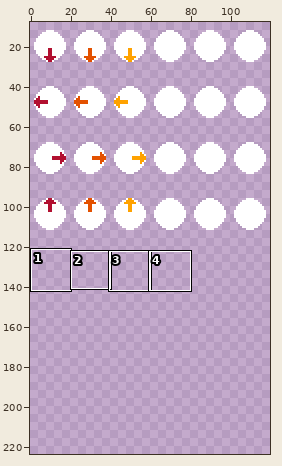
Sprite sheet: Minge2022Summer/App/playerSprite.png. The picture above shows the old version from afar; the outline marks the close-up.
Close-up. As it was:
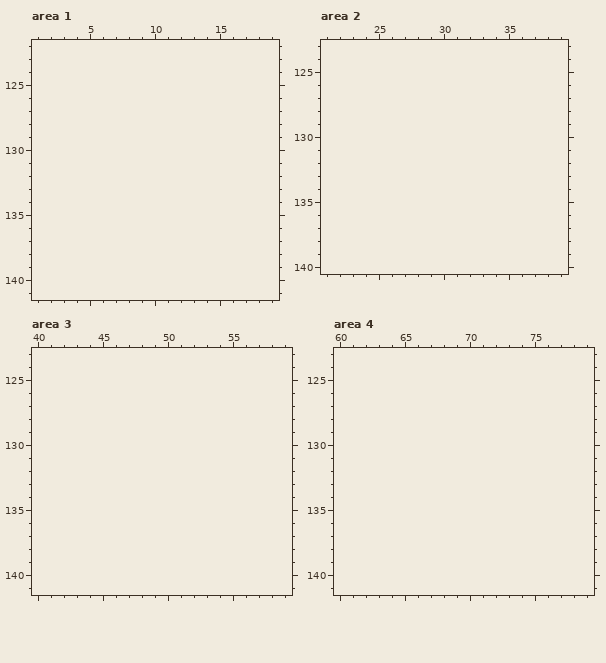
The file is 120x112 pixels. Colours within 5 levels of each other are drawn and written as one. Shown: area 1: x 1..19, y 122..141; area 2: x 21..39, y 123..140; area 3: x 40..59, y 123..141; area 4: x 60..79, y 123..141. The old version is drawn lined up with the new one, on the new canvas. The wide view leaves out empty margins. The commit also changed other parts of the picture, which this record leaves out.
And afterwards:
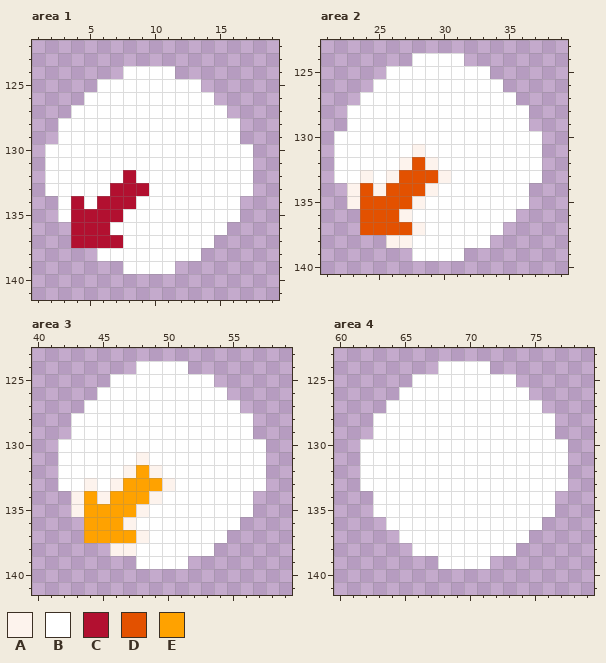
Palette (. is transparent): A #fdf3ed  B #ffffff  C #b21030  D #e35100  E #ffa200
The exact change:
canvas 120x112 -> 120x224
--- area 1
@@ x 1..19 @@
 123 ...................
-124 ...................
-125 ...................
-126 ...................
-127 ...................
-128 ...................
-129 ...................
-130 ...................
-131 ...................
-132 ...................
-133 ...................
-134 ...................
-135 ...................
-136 ...................
-137 ...................
-138 ...................
-139 ...................
+124 .......BBBB........
+125 .....BBBBBBBB......
+126 ....BBBBBBBBBB.....
+127 ...BBBBBBBBBBBB....
+128 ..BBBBBBBBBBBBBB...
+129 ..BBBBBBBBBBBBBB...
+130 .BBBBBBBBBBBBBBBB..
+131 .BBBBBBBBBBBBBBBB..
+132 .BBBBBBCBBBBBBBBB..
+133 .BBBBBCCCBBBBBBBB..
+134 ..BCBCCCBBBBBBBB...
+135 ..BCCCCBBBBBBBBB...
+136 ...CCCBBBBBBBBB....
+137 ...CCCCBBBBBBB.....
+138 .....BBBBBBBB......
+139 .......BBBB........
 140 ...................
--- area 2
@@ x 21..39 @@
 123 ...................
-124 ...................
-125 ...................
-126 ...................
-127 ...................
-128 ...................
-129 ...................
-130 ...................
-131 ...................
-132 ...................
-133 ...................
-134 ...................
-135 ...................
-136 ...................
-137 ...................
-138 ...................
-139 ...................
+124 .......BBBB........
+125 .....BBBBBBBB......
+126 ....BBBBBBBBBB.....
+127 ...BBBBBBBBBBBB....
+128 ..BBBBBBBBBBBBBB...
+129 ..BBBBBBBBBBBBBB...
+130 .BBBBBBBBBBBBBBBB..
+131 .BBBBBBABBBBBBBBB..
+132 .BBBBBADABBBBBBBB..
+133 .BBABADDDABBBBBBB..
+134 ..ADADDDABBBBBBB...
+135 ..ADDDDABBBBBBBB...
+136 ...DDDABBBBBBBB....
+137 ...DDDDABBBBBB.....
+138 .....AABBBBBB......
+139 .......BBBB........
 140 ...................
--- area 3
@@ x 40..59 @@
 123 ....................
-124 ....................
-125 ....................
-126 ....................
-127 ....................
-128 ....................
-129 ....................
-130 ....................
-131 ....................
-132 ....................
-133 ....................
-134 ....................
-135 ....................
-136 ....................
-137 ....................
-138 ....................
-139 ....................
+124 ........BBBB........
+125 ......BBBBBBBB......
+126 .....BBBBBBBBBB.....
+127 ....BBBBBBBBBBBB....
+128 ...BBBBBBBBBBBBBB...
+129 ...BBBBBBBBBBBBBB...
+130 ..BBBBBBBBBBBBBBBB..
+131 ..BBBBBBABBBBBBBBB..
+132 ..BBBBBAEABBBBBBBB..
+133 ..BBABAEEEABBBBBBB..
+134 ...AEAEEEABBBBBBB...
+135 ...AEEEEABBBBBBBB...
+136 ....EEEABBBBBBBB....
+137 ....EEEEABBBBBB.....
+138 ......AABBBBBB......
+139 ........BBBB........
 140 ....................
--- area 4
@@ x 60..79 @@
 123 ....................
-124 ....................
-125 ....................
-126 ....................
-127 ....................
-128 ....................
-129 ....................
-130 ....................
-131 ....................
-132 ....................
-133 ....................
-134 ....................
-135 ....................
-136 ....................
-137 ....................
-138 ....................
-139 ....................
+124 ........BBBB........
+125 ......BBBBBBBB......
+126 .....BBBBBBBBBB.....
+127 ....BBBBBBBBBBBB....
+128 ...BBBBBBBBBBBBBB...
+129 ...BBBBBBBBBBBBBB...
+130 ..BBBBBBBBBBBBBBBB..
+131 ..BBBBBBBBBBBBBBBB..
+132 ..BBBBBBBBBBBBBBBB..
+133 ..BBBBBBBBBBBBBBBB..
+134 ...BBBBBBBBBBBBBB...
+135 ...BBBBBBBBBBBBBB...
+136 ....BBBBBBBBBBBB....
+137 .....BBBBBBBBBB.....
+138 ......BBBBBBBB......
+139 ........BBBB........
 140 ....................
Where, in picture pixels (left, top, right, bottom), the same in both close-ups:
added: (45, 66, 253, 274)
added: (334, 53, 542, 261)
added: (58, 361, 266, 569)
added: (360, 361, 568, 569)
